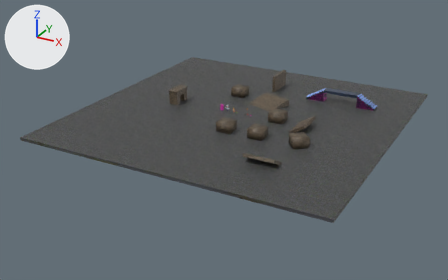
A saved change to the glTF model blender/step12nav.gltf.
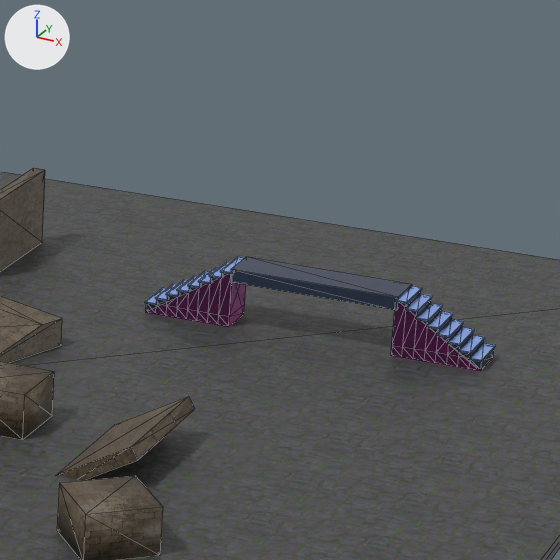
Each version is shown whole from a camera (50 mm lens) standing at (88.1, -172.4, 75.3) and looking at (-3.1, -6.7, -7.6), then close up on the part from 62% to 87% of the width and 13% to 53% of the height. The lights are fixed; the arrows at upper left show +X, +Y and +Z. The close-ups show mesh edges as thin lines. Objects named as collision shapes, trigger or cutter boxes, shadow casters or lower levels of detail are left out. Where no turn or scale is listed for an object, it has been applied to the vertices. Vertices at the same position are counted once.

Script lines for the objects in view, before the commit:
```python
ob_brickcube_001 = bpy.data.objects.new('brickcube.001', me_cube_007)
ob_brickcube_001.location = (13.12, 0.0, 1.56)
ob_stairs = bpy.data.objects.new('stairs', me_cube_002)
ob_stairs.location = (16.55, 25.56, 2.05)
ob_stairs.rotation_euler = (0.0, 0.0, -1.571)  # degrees (0, 0, -90)
ob_stairs_001 = bpy.data.objects.new('stairs.001', me_cube_002)
ob_stairs_001.location = (34.73, 25.56, 2.05)
ob_stairs_001.rotation_euler = (0.0, 0.0, 1.571)  # degrees (0, 0, 90)
ob_stairsproxy = bpy.data.objects.new('stairsProxy', me_cube_003)
ob_stairsproxy.location = (16.55, 25.56, 2.05)
ob_stairsproxy.rotation_euler = (0.0, 0.0, -1.571)  # degrees (0, 0, -90)
ob_stairsproxy_001 = bpy.data.objects.new('stairsProxy.001', me_cube_003)
ob_stairsproxy_001.location = (34.73, 25.56, 2.05)
ob_stairsproxy_001.rotation_euler = (0.0, 0.0, 1.571)  # degrees (0, 0, 90)
ob_walkway = bpy.data.objects.new('walkway', me_cube_008)
ob_walkway.location = (0.0, 0.0, 3.87)
# also in view: 'wall' at (0.0, 30.2, 2.9); 'brickcube.004' at (26.6, -14.8, 1.6); 'ramp' at (4.1, 12.3, 1.0); 'wall.001' at (22.4, -1.8, 1.0); 'groundbox' at (0.0, 0.0, -0.5)
```
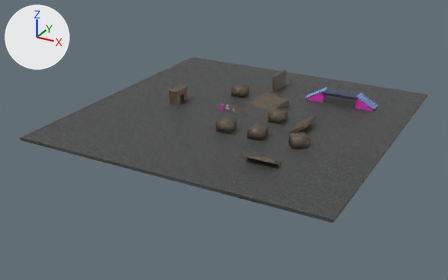
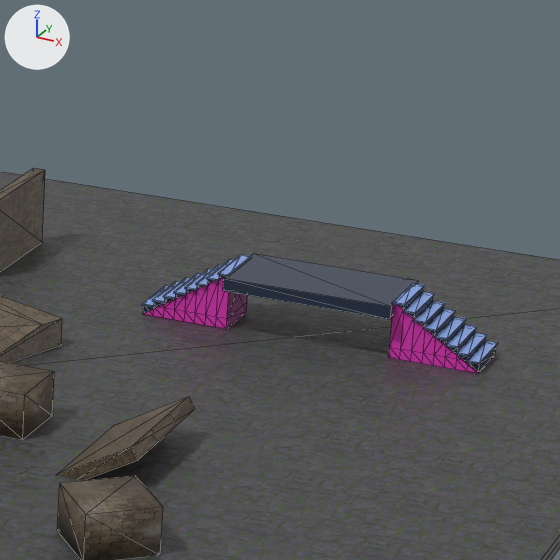
Commit message: fixed nav mesh

Location of each change, [x1, y1, x2, y2] in pixels of the close-ups (560 x 560 px; the box of a moved part takes in the faces that stretch with it):
'walkway', mesh rescaled, moved (8% wider, 22% taller)
    before: [230, 257, 412, 310]
    after: [222, 254, 418, 319]
'stairs.001', mesh rescaled
    before: [391, 286, 496, 371]
    after: [392, 283, 498, 373]
'stairs', mesh rescaled (8% wider)
    before: [145, 257, 246, 326]
    after: [142, 255, 251, 328]
'stairsProxy.001', mesh rescaled
    before: [391, 302, 489, 371]
    after: [389, 304, 489, 373]
'stairsProxy', mesh rescaled
    before: [146, 274, 246, 327]
    after: [143, 277, 248, 329]
part 1 of me_cube_002, moved or reshaped
    before: [145, 257, 496, 371]
    after: [142, 255, 498, 373]
part 2 of me_cube_003, moved or reshaped
    before: [146, 274, 489, 371]
    after: [143, 277, 489, 373]

The edits, one by one:
me_cube_002 has 130 vertices, 224 faces and spans x -1.71..1.71, y -3.21..3.21, z -2.01..2.09.
me_cube_002 is used by ob_stairs; location (16.55, 25.56, 2.05); rotation (0.0, 0.0, -1.571), in degrees (0, 0, -90).
me_cube_002 part 1: the whole mesh is scaled about its middle by (1.32, 1, 1).
me_cube_003 has 8 vertices, 12 faces and spans x -1.54..1.54, y -3.16..3.16, z -2.03..2.09.
me_cube_003 is used by ob_stairsproxy; location (16.55, 25.56, 2.05); rotation (0.0, 0.0, -1.571), in degrees (0, 0, -90).
me_cube_003 part 2: the whole mesh is scaled about its middle by (1.33, 1, 1).
me_cube_008 has 8 vertices, 12 faces and spans x 19.59..31.72, y 23.98..27.1, z -0.49..0.45.
me_cube_008 is used by ob_walkway; location (0.0, 0.0, 3.87).
me_cube_008 part 3: the whole mesh is scaled about its middle by (1, 1.94, 1), then moved by (-25.66, -25.54, 0.02).
Object 'walkway' (ob_walkway) moves from (0.0, 0.0, 3.87) to (25.66, 25.54, 3.64).
